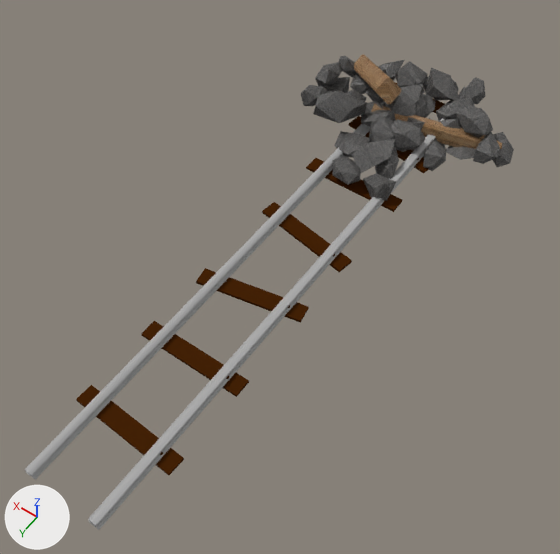
Before and after pictures for a commit that changed the Blender file oldgoldmine-scene/Obstacles/Obstacle_down.blend.
Rendered twice from a camera (50 mm lens) standing at (-9.3, 23.2, 19.5) and looking at (-0.1, 10.3, -0.7). The lights are fixed; the arrows at lower left show +X, +Y and +Z.

Names of what the first picture shows: 'Corners', 'Corners.001', 'Rails', 'Rocks.005', 'WoodenCrossbars'.
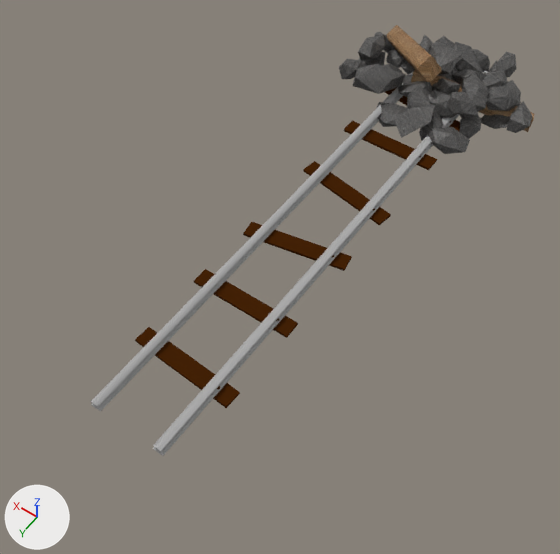
Boxes (x1, y1, x2, y2) around the edits, measured in the pictures (560 x 554 px):
'Rocks.005', deleted: before (301, 56, 514, 201)
'Rails', moved: before (24, 102, 445, 530); after (91, 71, 488, 456)
'Debris', added: after (339, 32, 533, 154)
'WoodenCrossbars', moved: before (76, 83, 445, 475); after (135, 87, 460, 408)
'Corners', moved, turned: before (371, 104, 502, 149); after (411, 70, 534, 132)
'WoodSegment1', added: after (386, 25, 442, 82)
'Corners.001', deleted: before (354, 55, 401, 104)

Edits to the bpy script that builds the scene:
```text
Add me_cone_005_1:
    me_cone_005_1.from_pydata(...)  # 492 vertices, 796 faces; spans x -6.21..6.03, y -5.47..3.74, z -3.3..4.47
    me_cone_005_1.materials.append(mat_rock)
Add me_cunurbspath_000_1:
    me_cunurbspath_000_1.from_pydata(...)  # 32 vertices, 18 faces; spans x -1.0..0.53, y -1.41..1.36, z -0.34..0.59
    me_cunurbspath_000_1.materials.append(mat_woodbeams)
Remove ob_corners_001:
    ob_corners_001 = bpy.data.objects.new('Corners.001', me_cunurbspath_000)
    ob_corners_001.location = (1.6, 1.87, 0.68)
    ob_corners_001.rotation_euler = (0.32, 0.912, 0.533)  # degrees (18, 52, 31)
    ob_corners_001.scale = (1.72, 1.64, 1.8)
Remove ob_rocks_005:
    ob_rocks_005 = bpy.data.objects.new('Rocks.005', me_cone_005)
    ob_rocks_005.location = (0.21, 4.92, 0.15)
    ob_rocks_005.rotation_euler = (-2.528, 0.248, -9.332)  # degrees (-145, 14, 185)
    ob_rocks_005.scale = (0.626, 0.626, 0.626)
Change ob_rails:
    ob_rails.location: (0.0, 0.0, 0.0) -> (0.0, -2.5, 0.0)
Change ob_corners:
    add ob_corners.parent = ob_debris
    add ob_corners.matrix_parent_inverse = Matrix(((-1.541, -0.143, -0.392, 1.092), (0.104, 1.32, -0.892, -6.381), (0.404, -0.886, -1.265, 4.457), (0.0, 0.0, 0.0, 1.0)))
    ob_corners.location: (-1.137, 1.87, 0.121) -> (-1.137, 4.244, 0.201)
    ob_corners.rotation_euler: (0.168, 0.711, 0.423) -> (0.193, 0.587, 0.415)  # degrees (9.6, 41, 24) -> degrees (11, 34, 24)
Add ob_debris:
    ob_debris = bpy.data.objects.new('Debris', me_cone_005_1)
    ob_debris.location = (0.0, 0.0, 0.0)
    ob_debris.rotation_euler = (-2.528, 0.248, -9.332)  # degrees (-145, 14, 185)
    ob_debris.scale = (0.626, 0.626, 0.626)
Add ob_woodsegment1:
    ob_woodsegment1 = bpy.data.objects.new('WoodSegment1', me_cunurbspath_000_1)
    ob_woodsegment1.parent = ob_debris
    ob_woodsegment1.matrix_parent_inverse = Matrix(((-1.541, -0.143, -0.392, 1.092), (0.104, 1.32, -0.892, -6.381), (0.404, -0.886, -1.265, 4.457), (0.0, 0.0, 0.0, 1.0)))
    ob_woodsegment1.location = (1.746, 4.275, 0.67)
    ob_woodsegment1.rotation_euler = (0.255, 0.827, 0.473)  # degrees (15, 47, 27)
    ob_woodsegment1.scale = (1.72, 1.64, 1.8)
```
